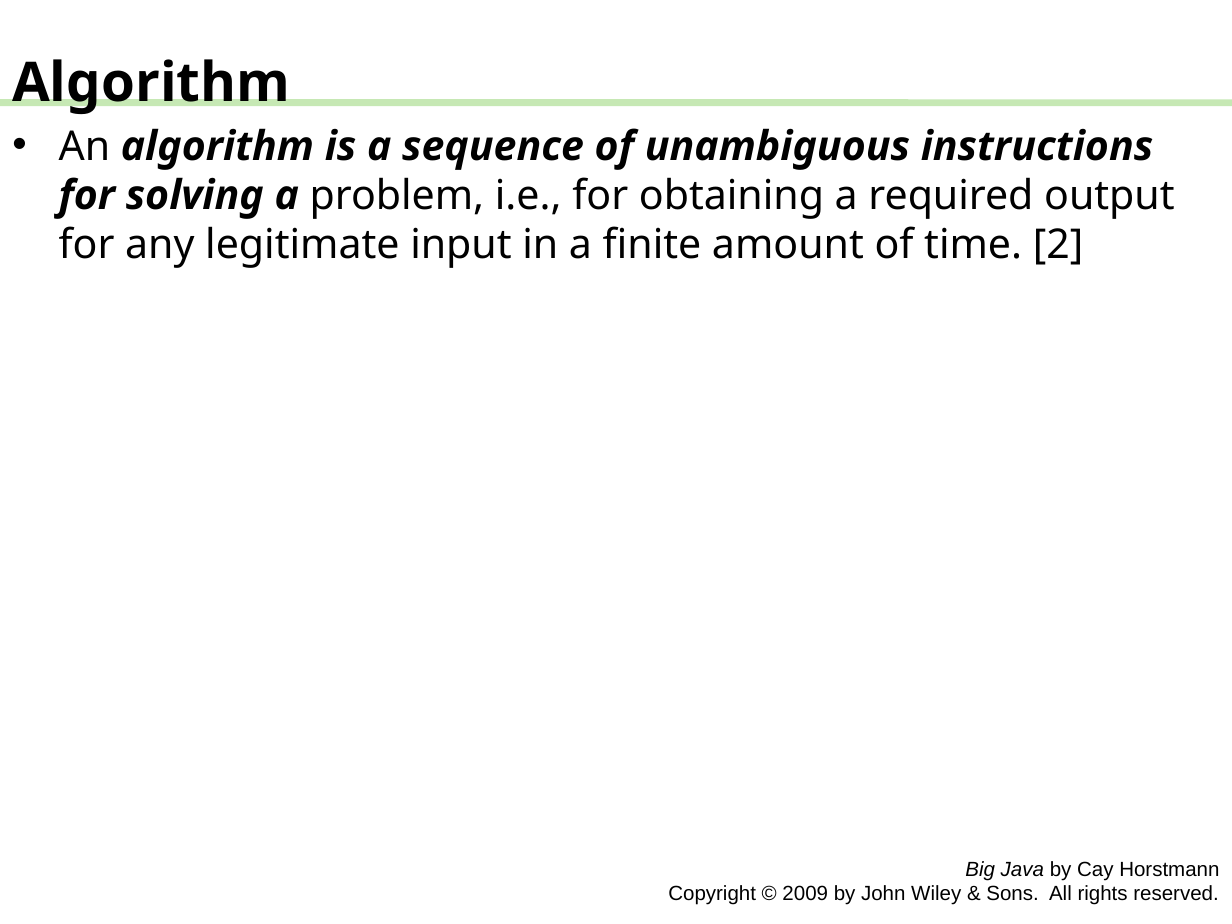
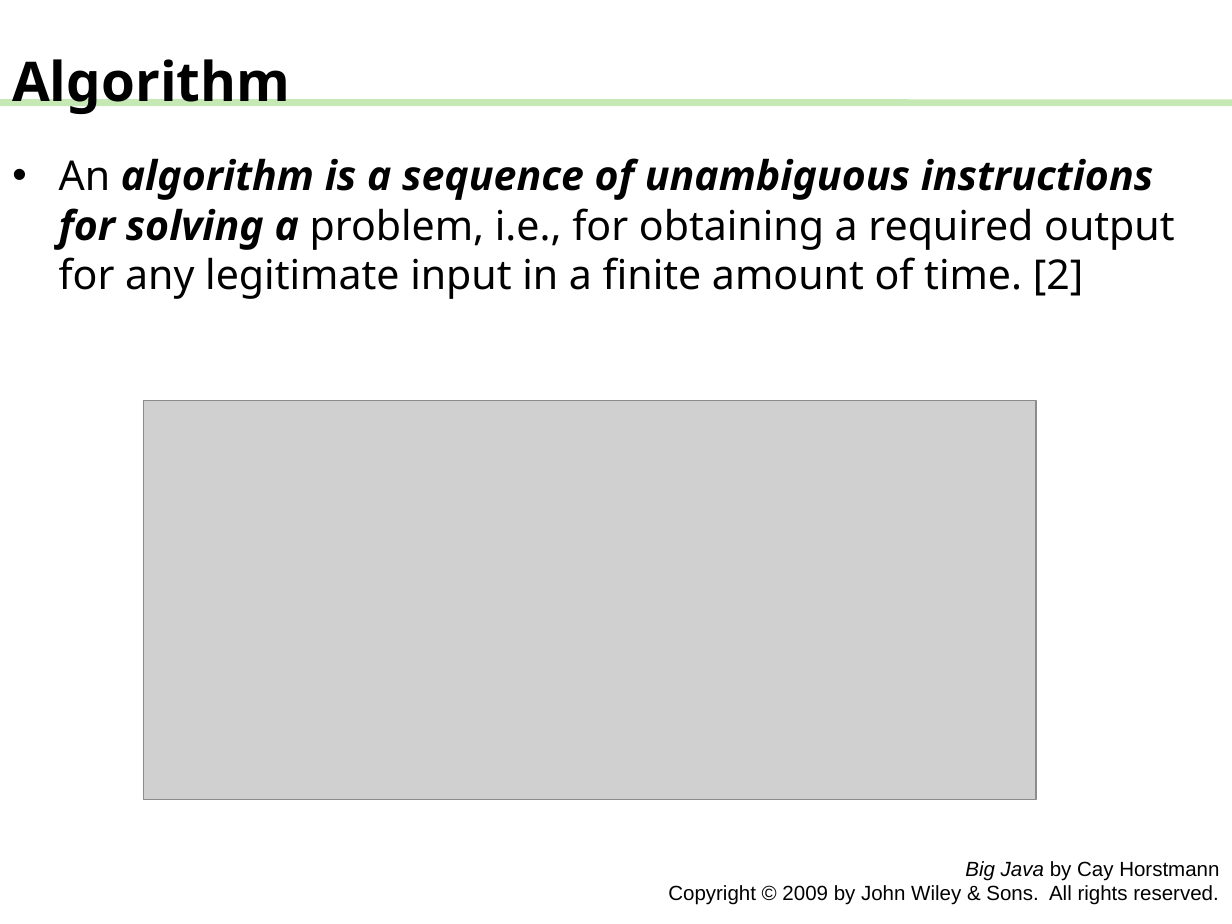
Before and after one commit to Apo45ty/ICOM4015LABS, a slide deck: slide 4 of Laboratory_01/presentation.pptx. Drawn at 1232x924 pixels with LibreOffice and Linux fonts; fonts in the diff are those of the drawing; grey boxes stand for pictures. Boxes give left, top, right and bottom in pixels: in the first picture for what was removed or moved away, otherwise in the second. Text is boxed around its words. In the diff, an @@ line names an element or a change of style, - is before the commit and + after.

```diff
--- a/Laboratory_01/presentation.pptx
+++ b/Laboratory_01/presentation.pptx
@@ text "An algorithm is a sequence ...": place and size @@
-text "An algorithm is a sequence ..." at (59,128,1175,268)
+text "An algorithm is a sequence ..." at (59,158,1175,299)
@@ picture added at (144,400,1036,800) @@
```
Also in this commit, not shown: 6 other slides changed, 1 slide added, 1 slide removed.
